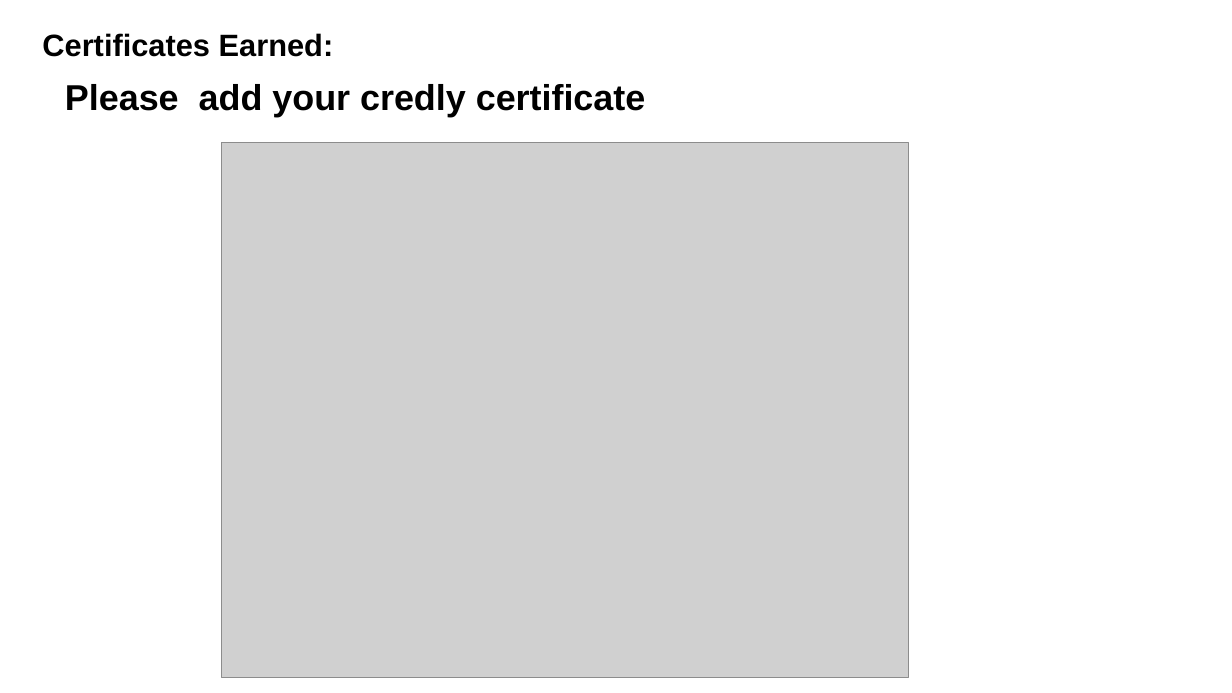
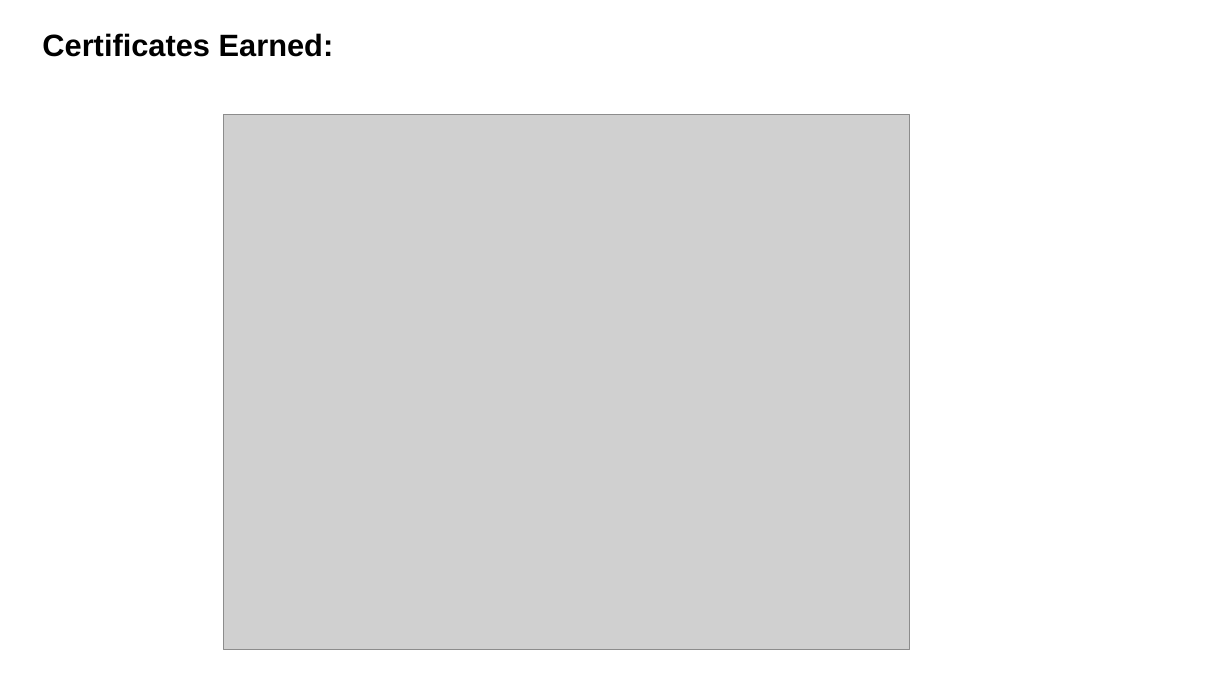
Before and after one commit to lakshmisatwika28-lang/Breast-Cancer-Prediction-AutoAI, a slide deck: slide 30 of Presentation.pptx (slide 29 before the commit). Drawn at 1232x693 pixels with LibreOffice and Linux fonts; fonts in the diff are those of the drawing; grey boxes stand for pictures. Boxes give left, top, right and bottom in pixels: in the first picture for what was removed or moved away, otherwise in the second. Text is boxed around its words. In the diff, an @@ line names an element or a change of style, - is before the commit and + after.

Commit message:
Updated presentation

```diff
--- a/Presentation.pptx
+++ b/Presentation.pptx
@@ text removed at box(65, 84, 646, 117) @@
-Please add your credly certificate
@@ picture: place and size @@
-picture at box(222, 142, 909, 677)
+picture at box(224, 115, 910, 650)
```
Also in this commit, not shown: 2 other slides changed, 1 slide added.
